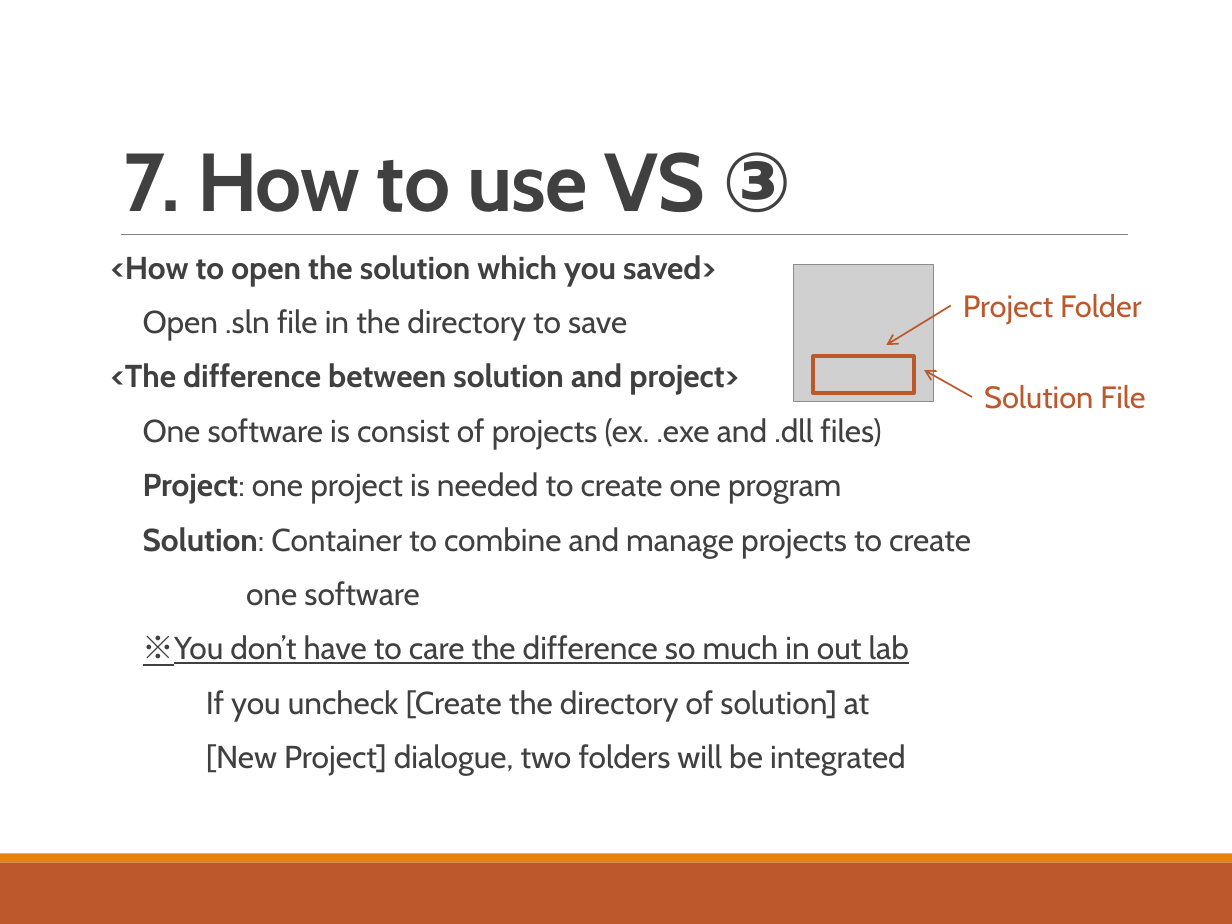
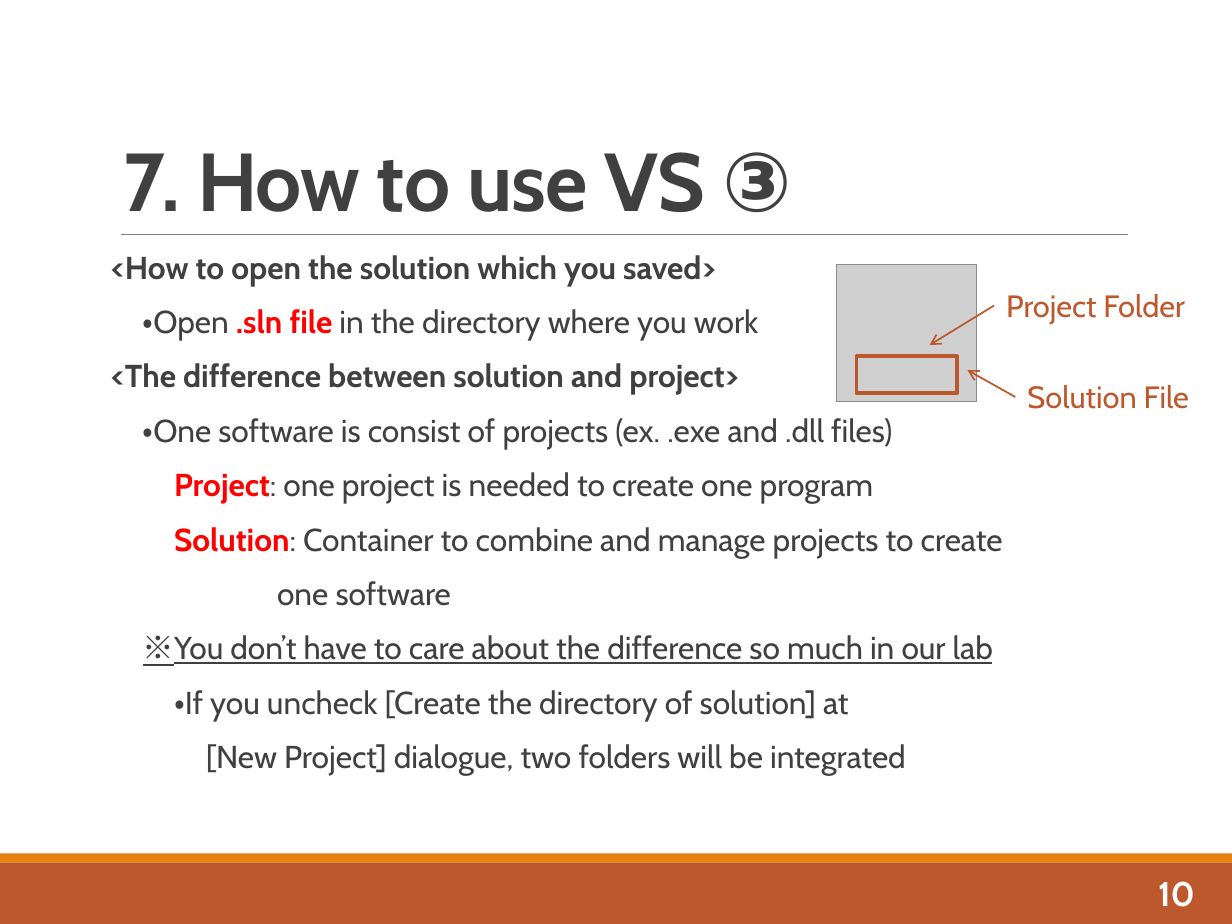
Before and after one commit to whcitizen/citizen-_task, a slide deck: slide 12 of 02_working/07_IDE/02_スライド/IDE&VS_20180508.pptx. Drawn at 1232x924 pixels with LibreOffice and Linux fonts; fonts in the diff are those of the drawing; grey boxes stand for pictures. Boxes give left, top, right and bottom in pixels: in the first picture for what was removed or moved away, otherwise in the second. Text is boxed around its words. In the diff, an @@ line names an element or a change of style, - is before the commit and + after.

```diff
--- a/02_working/07_IDE/02_スライド/IDE&VS_20180508.pptx
+++ b/02_working/07_IDE/02_スライド/IDE&VS_20180508.pptx
@@ text at (142, 309, 759, 341): text changed @@
-Open .sln file in the directory to save
+・Open .sln file in the directory where you work
@@ 2 texts, 2 arrows, 1 picture, 1 rectangle: place and size @@
-2 texts, 2 arrows, 1 picture, 1 rectangle at (793, 265, 1145, 409)
+2 texts, 2 arrows, 1 picture, 1 rectangle at (837, 265, 1189, 409)
@@ text at (142, 418, 892, 449): text changed @@
-One software is consist of projects (ex. .exe and .dll files)
+・One software is consist of projects (ex. .exe and .dll files)
@@ text at (174, 472, 1003, 557): text colour #404040 to #FF0000 in "Project:", "Solution:" @@
@@ text at (143, 635, 993, 721): text changed @@
-※You don’t have to care the difference so much in out lab
-If you uncheck [Create the directory of solution] at
+※You don’t have to care about the difference so much in our lab
+・If you uncheck [Create the directory of solution] at
@@ text added at (1158, 881, 1195, 907), 20 pt, text #FFFFFF, bold @@
+10
```
Also in this commit, not shown: 10 other slides changed, 1 slide added, 1 slide removed.
